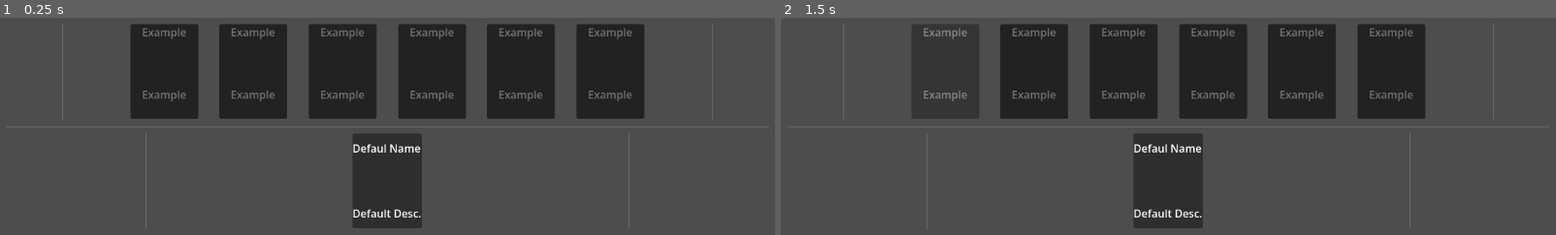
Above: before the commit, frames 1-2 (left to right).
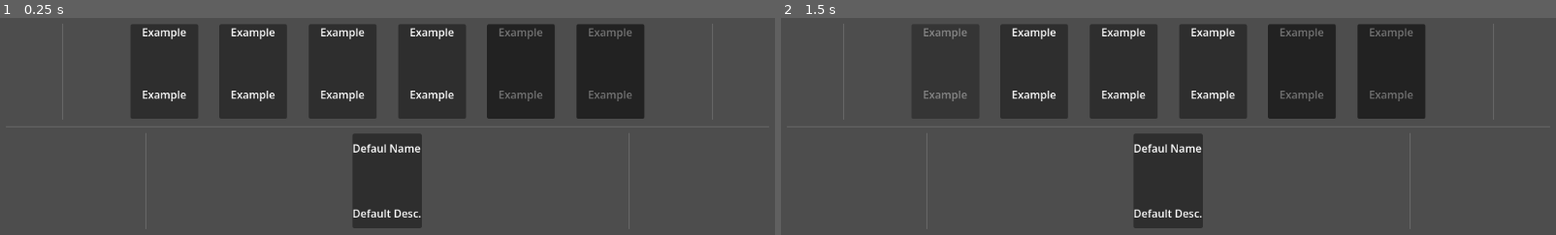
Above: after the commit, the same moments.

Repository: Roach0/new-game-project
Game: Godot game, scene res://game_manager.tscn
The game is run twice, just before and just after one commit, with the same random seed, the same clock (stepped at 60 frames per second) and the same inputs. The project has no main scene, so this scene is started directly.
Inputs (mouse positions are in pixels of both pictures, inside the frame that each line leads up to):
- Up to frame 1 (0.25 s): no input
- Up to frame 2 (1.5 s): click (943, 72) at 0.52 s; click (943, 72) at 1.27 s

The runs differ from the first frame. In frame 1, 1.1% of the frame differs, in the area x 18-59%, y 4-39%; in frame 2, 0.8%.

Commit message:
Update card_queue.tscn

Diff:
--- a/card_queue.tscn
+++ b/card_queue.tscn
@@ -1,6 +1,14 @@
 [gd_scene format=3 uid="uid://d0jar4dpikg7l"]
 
 [ext_resource type="Script" uid="uid://bg1wta0d45iiu" path="res://card_queue.gd" id="1_3ncrb"]
+
+[sub_resource type="StyleBoxEmpty" id="StyleBoxEmpty_3ncrb"]
+
+[sub_resource type="StyleBoxEmpty" id="StyleBoxEmpty_nx0cm"]
+
+[sub_resource type="StyleBoxEmpty" id="StyleBoxEmpty_er6vs"]
+
+[sub_resource type="StyleBoxEmpty" id="StyleBoxEmpty_pgkfj"]
 
 [node name="CardQueue" type="HBoxContainer" unique_id=870833839]
 offset_right = 1153.0
@@ -51,6 +59,7 @@
 anchor_bottom = 1.0
 grow_horizontal = 2
 grow_vertical = 2
+theme_override_styles/normal = SubResource("StyleBoxEmpty_3ncrb")
 
 [node name="AspectRatioContainer2" type="AspectRatioContainer" parent="." unique_id=1781039987]
 layout_mode = 2
@@ -91,6 +100,7 @@
 anchor_bottom = 1.0
 grow_horizontal = 2
 grow_vertical = 2
+theme_override_styles/normal = SubResource("StyleBoxEmpty_nx0cm")
 
 [node name="AspectRatioContainer3" type="AspectRatioContainer" parent="." unique_id=928804445]
 layout_mode = 2
@@ -131,6 +141,7 @@
 anchor_bottom = 1.0
 grow_horizontal = 2
 grow_vertical = 2
+theme_override_styles/normal = SubResource("StyleBoxEmpty_er6vs")
 
 [node name="AspectRatioContainer4" type="AspectRatioContainer" parent="." unique_id=2097262616]
 layout_mode = 2
@@ -171,6 +182,7 @@
 anchor_bottom = 1.0
 grow_horizontal = 2
 grow_vertical = 2
+theme_override_styles/normal = SubResource("StyleBoxEmpty_pgkfj")
 
 [node name="AspectRatioContainer5" type="AspectRatioContainer" parent="." unique_id=51836430]
 layout_mode = 2
